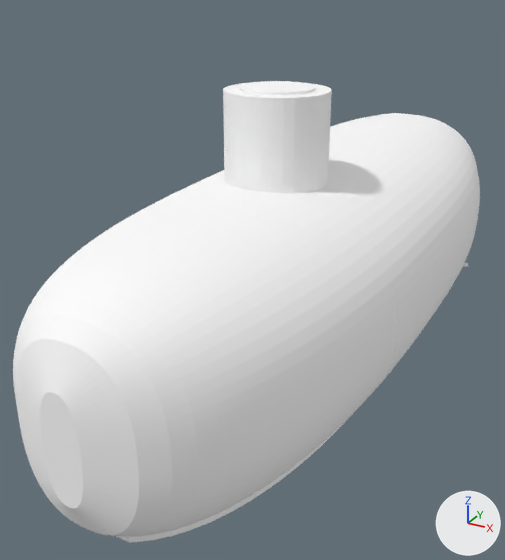
The glTF model assets/sub/sub_hull.glb, before and after one commit.
Before and after are seen from a 50 mm camera at (3.59, -8.3, 4.51) aimed at (-0.54, -0.79, 0.75). The lights are fixed; the arrows at lower right show +X, +Y and +Z. The first picture is the older version. Vertices at exactly the same position are counted once.

In view in the first picture: 'deck_engineering-col', 'hull_shell-col', 'tower', 'tower_hatch' and 2 more.
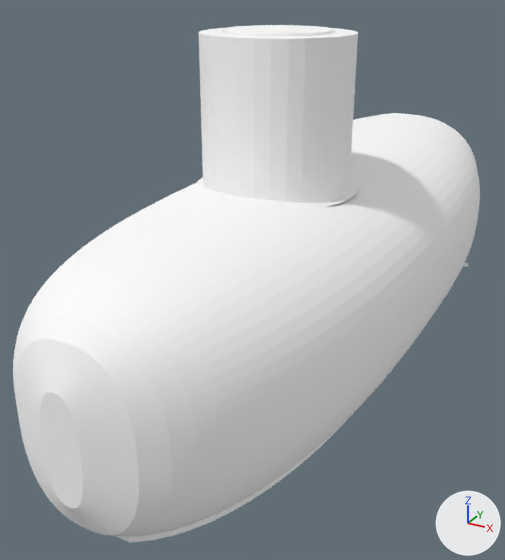
Boxes (x1, y1, x2, y2) around the edits, measured in the pictures (505 x 560 px):
'tower', reshaped (45% wider, 57% taller): before (223, 82, 332, 193); after (199, 28, 358, 203)
'tower_hatch', reshaped (45% wider, 20% shorter): before (239, 81, 315, 95); after (223, 25, 334, 36)
'tower_shaft-col', added (mostly hidden): after (195, 178, 358, 207)
part 1 of me_hull_shell_col, deleted: before (212, 173, 343, 199)

The change, as a diff of the scene's bpy script:
```diff
--- a/assets/sub/sub_hull.glb.py
+++ b/assets/sub/sub_hull.glb.py
@@ me_hull_shell_col @@
 # used by ob_hull_shell_col; location = (0.0, 0.0, 0.0)
-me_hull_shell_col.from_pydata(...)  # 3960 vertices, 7846 faces; spans x -1.78..1.78, y -4.98..3.9, z -0.43..2.33
+me_hull_shell_col.from_pydata(...)  # 3917 vertices, 7730 faces; spans x -1.78..1.78, y -4.98..3.9, z -0.43..2.33
+# me_hull_shell_col part 1
+# 43 vertices are removed from x -0.47..0.47, y -1.66..-0.66, z 2.31..2.33
+# 116 faces are deleted
 me_hull_shell_col.materials.append(mat_hull_metal)
@@ me_tower @@
 # used by ob_tower; location = (0.0, 0.0, 0.0)
-me_tower.from_pydata(...)  # 65 vertices, 96 faces; spans x -0.6..0.6, y -1.8..-0.6, z 2.08..3.33
+me_tower.from_pydata(...)  # 65 vertices, 96 faces; spans x -0.85..0.85, y -2.05..-0.35, z 1.93..3.93
+# me_tower part 2: the whole mesh is multiplied about its middle by the matrix ((1.417, 0.0, 0.0), (0.0, 1.417, 0.0), (0.0, 0.0, 1.6)), then moved by (0.0, 0.0, 0.225)
 me_tower.materials.append(mat_hull_metal)
@@ me_tower_hatch @@
 # used by ob_tower_hatch; location = (0.0, 0.0, 0.0)
-me_tower_hatch.from_pydata(...)  # 65 vertices, 96 faces; spans x -0.42..0.42, y -1.62..-0.78, z 3.33..3.36
+me_tower_hatch.from_pydata(...)  # 65 vertices, 96 faces; spans x -0.595..0.595, y -1.795..-0.605, z 3.93..3.96
+# me_tower_hatch part 3: the whole mesh is multiplied about its middle by the matrix ((1.417, 0.0, 0.0), (0.0, 1.417, 0.0), (0.0, 0.0, 1.0)), then moved by (0.0, 0.0, 0.6)
 me_tower_hatch.materials.append(mat_interior_panel)
@@ me_tower_shaft_col @@
+me_tower_shaft_col.from_pydata(...)  # 145 vertices, 192 faces; spans x -0.95..0.95, y -2.15..-0.25, z 2.23..3.93
+me_tower_shaft_col.materials.append(mat_interior_panel)  # white #ffffff
@@ ob_tower_shaft_col @@
+ob_tower_shaft_col = bpy.data.objects.new('tower_shaft-col', me_tower_shaft_col)
+ob_tower_shaft_col.location = (0.0, 0.0, 0.0)
```
